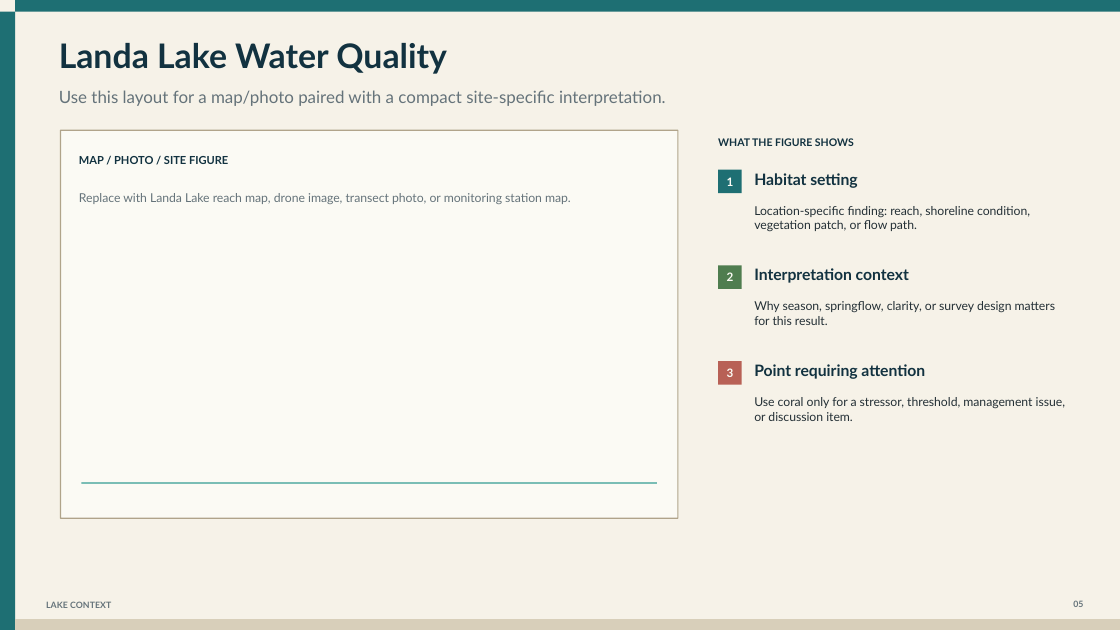
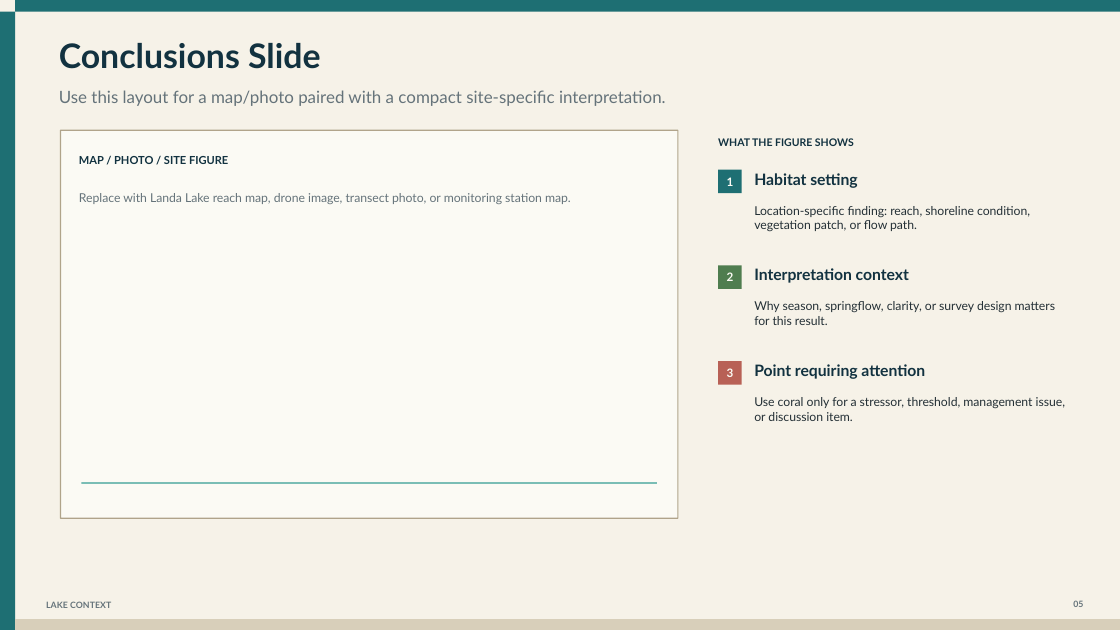
Before and after one commit to cfurl/EAHCP-Fall-2026-Sci-Comm, a slide deck: slide 22 of Comal_mgt_presentation/EAHCP_Landa_Lake.pptx (slide 20 before the commit). Drawn at 1120x630 pixels with LibreOffice and Linux fonts; fonts in the diff are those of the drawing. Boxes give left, top, right and bottom in pixels: in the first picture for what was removed or moved away, otherwise in the second. Text is boxed around its words. In the diff, an @@ line names an element or a change of style, - is before the commit and + after.

```diff
--- a/Comal_mgt_presentation/EAHCP_Landa_Lake.pptx
+++ b/Comal_mgt_presentation/EAHCP_Landa_Lake.pptx
@@ text at [59, 43, 321, 69]: text changed @@
-Landa Lake Water Quality
+Conclusions Slide
```
Also in this commit, not shown: 1 other slide changed, 4 slides added, 1 slide removed, 9 other files.
